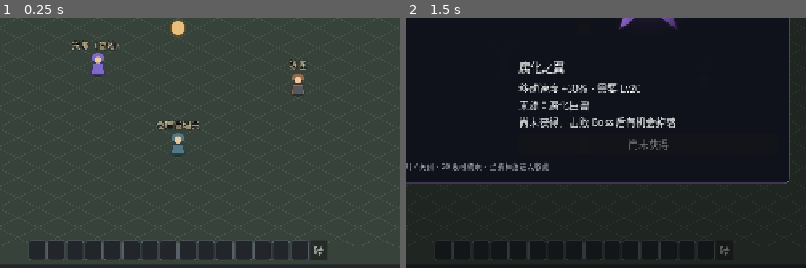
Above: before the commit, frames 1-2 (left to right).
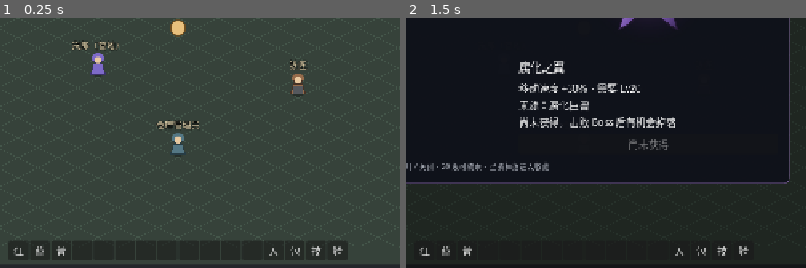
Above: after the commit, the same moments.

Repository: fengcms/DegenerateAge
Game: Godot game, scene res://scenes/Main.tscn
Same seed, same stepped clock (60 frames per second), same inputs: the game is played once before the commit and once after it.
Inputs (mouse positions are % of the whole screen's width and height, from its top left):
- Up to frame 1 (0.25 s): no input
- Up to frame 2 (1.5 s): click "骑" at 0.5 s; click (30, 94) at 1.25 s, where only the run after the commit has a clickable "红"
The pictures show only the part of the screen within x 28-78%, y 48-98%; the shares and areas given below are measured in that part.

The runs differ from the first frame. In frame 1, 1.4% of the frame differs, in the area x 2-87%, y 88-97%; in frame 2, 0.6%.

Commit message:
feat(ui): 增加技能面板与可操作快捷栏

Diff:
--- a/scenes/Main.tscn
+++ b/scenes/Main.tscn
@@ -15,6 +15,7 @@
 [ext_resource type="PackedScene" path="res://scenes/ui/WarehousePanel.tscn" id="12_warehouse"]
 [ext_resource type="PackedScene" path="res://scenes/ui/MountPanel.tscn" id="13_mount"]
 [ext_resource type="PackedScene" path="res://scenes/ui/CharacterPanel.tscn" id="14_character"]
+[ext_resource type="PackedScene" path="res://scenes/ui/SkillPanel.tscn" id="15_skill"]
 
 [node name="Main" type="Node2D"]
 script = ExtResource("1_main")
@@ -47,6 +48,8 @@
 
 [node name="CharacterPanel" parent="UI" instance=ExtResource("14_character")]
 
+[node name="SkillPanel" parent="UI" instance=ExtResource("15_skill")]
+
 [node name="DragLayer" type="Control" parent="UI" groups=["drag_ghost_layer"]]
 anchors_preset = 15
 anchor_right = 1.0
--- a/scenes/ui/Hud.tscn
+++ b/scenes/ui/Hud.tscn
@@ -340,6 +340,7 @@
 
 [node name="Hotbar" type="HBoxContainer" parent="."]
 unique_name_in_owner = true
+z_index = 100
 layout_mode = 1
 anchors_preset = 7
 anchor_left = 0.5
--- /dev/null
+++ b/scenes/ui/SkillPanel.tscn
@@ -0,0 +1,12 @@
+[gd_scene load_steps=2 format=3]
+
+[ext_resource type="Script" path="res://scripts/ui/skill_panel.gd" id="1_skill"]
+
+[node name="SkillPanel" type="Control"]
+anchors_preset = 15
+anchor_right = 1.0
+anchor_bottom = 1.0
+grow_horizontal = 2
+grow_vertical = 2
+visible = false
+script = ExtResource("1_skill")
--- /dev/null
+++ b/scripts/ui/hotbar_slot.gd
@@ -0,0 +1,12 @@
+class_name HotbarSlot
+extends Button
+
+signal skill_dropped(index: int, skill_id: String)
+
+var index := 0
+
+func _can_drop_data(_at_position: Vector2, data: Variant) -> bool:
+	return data is Dictionary and data.get("kind") == "hotbar_skill" and data.get("id") == "basic_slash"
+
+func _drop_data(_at_position: Vector2, data: Variant) -> void:
+	skill_dropped.emit(index, String(data.id))
--- a/scripts/ui/hud.gd
+++ b/scripts/ui/hud.gd
@@ -35,6 +35,8 @@
 var _auto_battle: bool = false
 var _auto_pickup: bool = false
 var _auto_phase: String = ""
+var _hotbar_contents: Array[String] = ["hp", "mp", "basic_slash", "", "", "", "", "", "", "", "", ""]
+var _hotbar_buttons: Array[HotbarSlot] = []
 
 func _ready() -> void:
 	EventBus.player_hp_changed.connect(_on_hp)
@@ -239,23 +241,82 @@
 		return String(GameState.current_map)
 	return String(m.get("name", GameState.current_map))
 
-# ---- 快捷栏占位（16 格，技能 / 药品槽位在 M4-6 完善）----
+# ---- 快捷栏：前 12 格放已接通操作，后 4 格打开面板 ----
+
+func _unhandled_input(event: InputEvent) -> void:
+	if GameState.panel_open or not event is InputEventKey or not event.pressed or event.echo:
+		return
+	for i in range(12):
+		if InputMap.has_action("hotbar_%d" % (i + 1)) and event.is_action_pressed("hotbar_%d" % (i + 1)):
+			_activate_hotbar(i)
+			get_viewport().set_input_as_handled()
+			return
 
 func _build_hotbar() -> void:
 	for i in range(HOTBAR_SLOTS):
-		if i == HOTBAR_SLOTS - 1:
-			var mount_button := Button.new()
-			mount_button.custom_minimum_size = Vector2(28, 28)
-			mount_button.text = "骑"
-			mount_button.tooltip_text = "打开坐骑面板（N）"
-			mount_button.pressed.connect(func() -> void: EventBus.mount_panel_requested.emit())
-			_hotbar.add_child(mount_button)
+		if i >= 12:
+			var button := Button.new()
+			button.custom_minimum_size = Vector2(32, 32)
+			var names := ["人", "包", "技", "骑"]
+			var keys := ["C", "I", "K", "N"]
+			button.text = names[i - 12]
+			button.tooltip_text = "%s 面板（%s）" % [names[i - 12], keys[i - 12]]
+			button.pressed.connect(_open_panel.bind(i))
+			_hotbar.add_child(button)
 			continue
-		var slot := Panel.new()
-		slot.custom_minimum_size = Vector2(28, 28)
-		slot.mouse_filter = Control.MOUSE_FILTER_IGNORE
-		slot.add_theme_stylebox_override("panel", _slot_style())
+		var slot := HotbarSlot.new()
+		slot.index = i
+		slot.custom_minimum_size = Vector2(32, 32)
+		slot.pressed.connect(_activate_hotbar.bind(i))
+		slot.skill_dropped.connect(_on_skill_dropped)
 		_hotbar.add_child(slot)
+		_hotbar_buttons.append(slot)
+	_refresh_hotbar()
+
+func _refresh_hotbar() -> void:
+	for i in range(_hotbar_buttons.size()):
+		var id := _hotbar_contents[i]
+		var name := "空"
+		match id:
+			"hp": name = "红药"
+			"mp": name = "蓝药"
+			"basic_slash": name = "普攻"
+		_hotbar_buttons[i].text = name.substr(0, 1) if id != "" else ""
+		_hotbar_buttons[i].tooltip_text = "%s · 快捷格 %d" % [name, i + 1]
+
+func _on_skill_dropped(index: int, skill_id: String) -> void:
+	if index < 0 or index >= 12 or skill_id != "basic_slash":
+		return
+	_hotbar_contents[index] = skill_id
+	_refresh_hotbar()
+
+func _activate_hotbar(index: int) -> void:
+	if index < 0 or index >= 12 or GameState.panel_open:
+		return
+	match _hotbar_contents[index]:
+		"hp": _use_potion(Consumable.KIND_RED)
+		"mp": _use_potion(Consumable.KIND_BLUE)
+		"basic_slash":
+			var player := get_tree().get_first_node_in_group("player") as PlayerCharacter
+			if player != null and player.valid_target(player.locked_target):
+				player.request_target_attack(player.locked_target)
+			else:
+				EventBus.toast_requested.emit("请先选中怪物", "danger")
+
+func _use_potion(kind: String) -> void:
+	var idx := Consumable.pick_index(kind)
+	if idx < 0:
+		idx = Consumable.first_index_of_kind(kind)
+	if idx >= 0:
+		GameState.use_item(idx)
+	else:
+		EventBus.toast_requested.emit("背包中没有%s" % ("红药" if kind == Consumable.KIND_RED else "蓝药"), "danger")
+
+func _open_panel(index: int) -> void:
+	var nodes := ["CharacterPanel", "InventoryPanel", "SkillPanel", "MountPanel"]
+	var panel := get_node_or_null("../" + nodes[index - 12])
+	if panel != null:
+		panel.set_open(true)
 
 func _slot_style() -> StyleBoxFlat:
 	var sb := StyleBoxFlat.new()
--- /dev/null
+++ b/scripts/ui/skill_drag_button.gd
@@ -0,0 +1,12 @@
+class_name SkillDragButton
+extends Button
+
+var skill_id := ""
+
+func _get_drag_data(_at_position: Vector2) -> Variant:
+	if disabled or skill_id.is_empty():
+		return null
+	var preview := Label.new()
+	preview.text = text
+	set_drag_preview(preview)
+	return {"kind": "hotbar_skill", "id": skill_id}
--- /dev/null
+++ b/scripts/ui/skill_panel.gd
@@ -0,0 +1,106 @@
+extends Control
+## 技能图鉴。战斗系统当前只接通普攻，因此其余技能展示解锁要求但不提供无效拖放。
+
+func _ready() -> void:
+	set_anchors_preset(Control.PRESET_FULL_RECT)
+	mouse_filter = Control.MOUSE_FILTER_STOP
+	_build()
+	visible = false
+	EventBus.panel_opened.connect(_on_panel_opened)
+	EventBus.player_leveled.connect(func(_level: int) -> void: _refresh())
+
+func _unhandled_input(event: InputEvent) -> void:
+	if event.is_action_pressed("panel_skill") and not event.is_echo():
+		set_open(not visible)
+		get_viewport().set_input_as_handled()
+	elif visible and event.is_action_pressed("pause"):
+		set_open(false)
+		get_viewport().set_input_as_handled()
+
+func set_open(open: bool) -> void:
+	visible = open
+	GameState.set_panel_open("skill", open)
+	if open:
+		_refresh()
+		EventBus.panel_opened.emit("skill")
+
+func _on_panel_opened(panel_id: String) -> void:
+	if panel_id != "skill" and visible:
+		set_open(false)
+
+var _list: VBoxContainer
+
+func _build() -> void:
+	var dim := ColorRect.new()
+	dim.set_anchors_preset(Control.PRESET_FULL_RECT)
+	dim.color = Color(0, 0, 0, 0.42)
+	dim.mouse_filter = Control.MOUSE_FILTER_STOP
+	add_child(dim)
+	var center := CenterContainer.new()
+	center.set_anchors_preset(Control.PRESET_FULL_RECT)
+	center.mouse_filter = Control.MOUSE_FILTER_IGNORE
+	add_child(center)
+	var panel := PanelContainer.new()
+	var style := StyleBoxFlat.new()
+	style.bg_color = Color("11171d")
+	style.border_color = Color("74818a")
+	style.set_border_width_all(1)
+	style.set_corner_radius_all(8)
+	panel.add_theme_stylebox_override("panel", style)
+	center.add_child(panel)
+	var margin := MarginContainer.new()
+	for side in ["left", "right", "top", "bottom"]:
+		margin.add_theme_constant_override("margin_" + side, 18)
+	panel.add_child(margin)
+	var root := VBoxContainer.new()
+	root.custom_minimum_size.x = 600
+	root.add_theme_constant_override("separation", 10)
+	margin.add_child(root)
+	var head := HBoxContainer.new()
+	root.add_child(head)
+	var title := Label.new()
+	title.text = "技能"
+	title.add_theme_font_size_override("font_size", 20)
+	title.size_flags_horizontal = Control.SIZE_EXPAND_FILL
+	head.add_child(title)
+	var close := Button.new()
+	close.text = "关闭 · Esc"
+	close.pressed.connect(func() -> void: set_open(false))
+	head.add_child(close)
+	root.add_child(HSeparator.new())
+	_list = VBoxContainer.new()
+	root.add_child(_list)
+	var hint := Label.new()
+	hint.text = "已接通的技能可拖到下方快捷栏；其余技能待战斗系统接线"
+	hint.add_theme_font_size_override("font_size", 12)
+	root.add_child(hint)
+
+func _refresh() -> void:
+	if _list == null:
+		return
+	for child in _list.get_children():
+		child.queue_free()
+	var skills: Variant = DataLoader.get_table("skills")
+	if not skills is Array:
+		return
+	for raw in skills:
+		if not raw is Dictionary:
+			continue
+		var skill: Dictionary = raw
+		var unlocked := int(GameState.player.level) >= int(skill.get("unlockLevel", 1))
+		var wired := String(skill.get("id", "")) == "basic_slash"
+		var row := HBoxContainer.new()
+		_list.add_child(row)
+		var icon := SkillDragButton.new()
+		icon.custom_minimum_size = Vector2(72, 48)
+		icon.text = String(skill.get("name", "技能")).substr(0, 2)
+		icon.skill_id = String(skill.get("id", ""))
+		icon.disabled = not unlocked or not wired
+		icon.tooltip_text = "拖动到快捷栏" if not icon.disabled else "暂不可配置"
+		row.add_child(icon)
+		var desc := Label.new()
+		desc.text = "%s　Lv%d · %s\n%s" % [String(skill.get("name", "")), int(skill.get("unlockLevel", 1)),
+			"可用" if unlocked and wired else ("未解锁" if not unlocked else "战斗接线待完成"),
+			String(skill.get("desc", ""))]
+		desc.custom_minimum_size.x = 500
+		row.add_child(desc)
--- a/scripts/world/game.gd
+++ b/scripts/world/game.gd
@@ -239,15 +239,6 @@
 			GameState.toggle_auto_pickup()
 			get_viewport().set_input_as_handled()
 			return
-		# 快捷喝药（1 = 红 / 2 = 蓝；M2.5。键位与产品 9.1 快捷栏一致，M4 由正式快捷栏接管）
-		if event.is_action_pressed("use_potion_hp"):
-			_use_potion(Consumable.KIND_RED)
-			get_viewport().set_input_as_handled()
-			return
-		if event.is_action_pressed("use_potion_mp"):
-			_use_potion(Consumable.KIND_BLUE)
-			get_viewport().set_input_as_handled()
-			return
 
 	# 与 NPC 交互（6.3 通用交互）：靠近后按 E；面板打开时不响应
 	if event.is_action_pressed("interact") and not GameState.panel_open:
Not shown: 1 places in scenes/Main.tscn that only renumber resources
